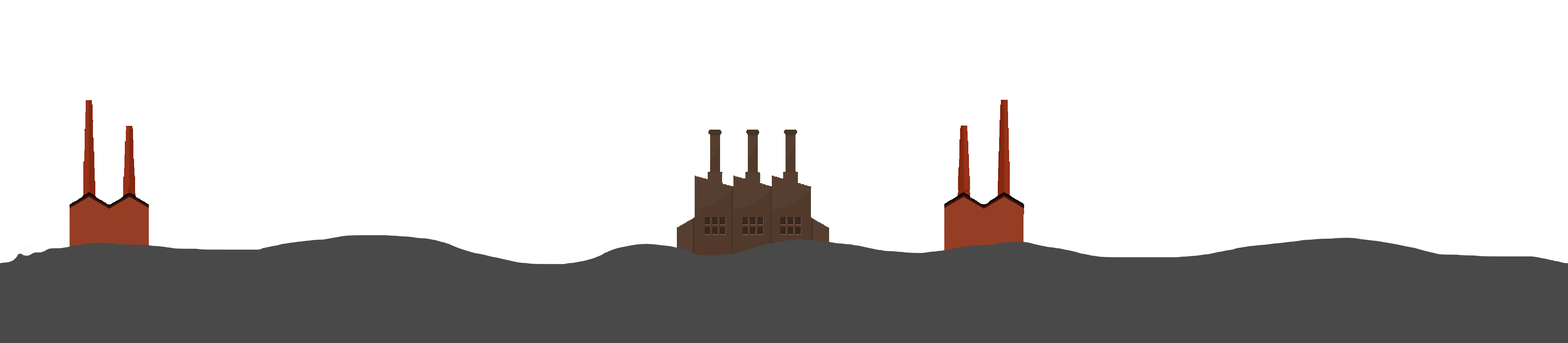
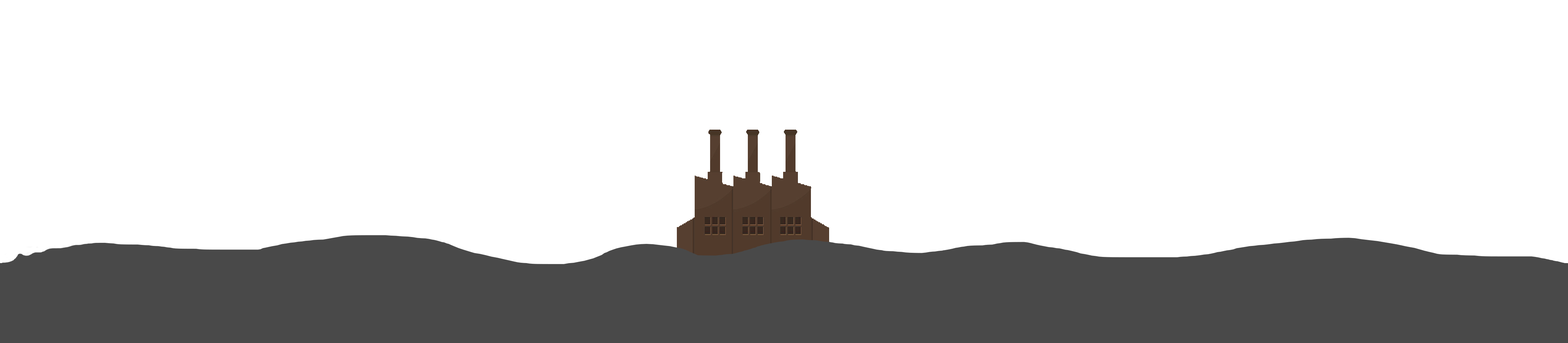
The second 1568px x 343px image is a revision of the first. Changes to its layers:
painted on "troisieme" over [69, 99, 1025, 251]
